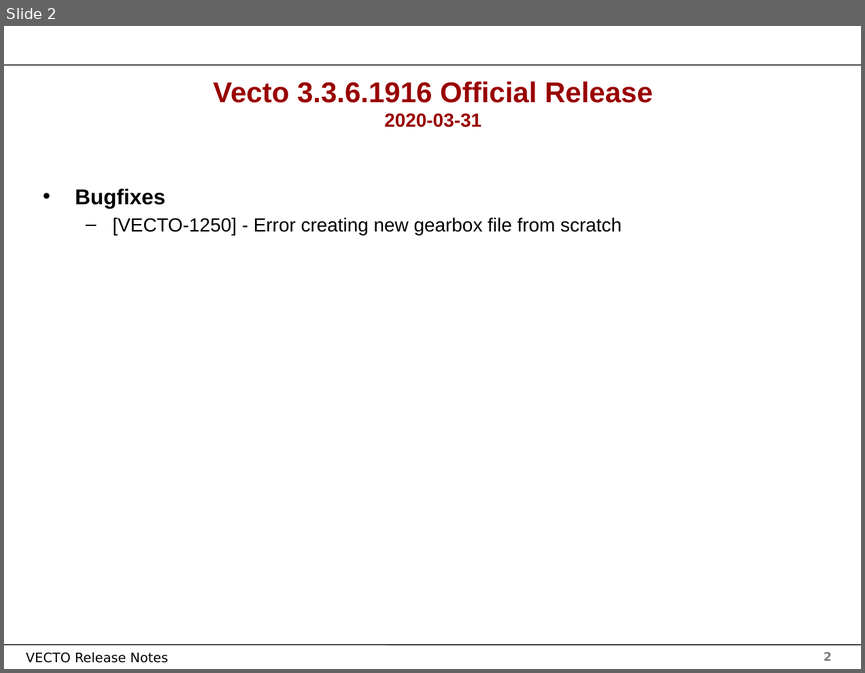
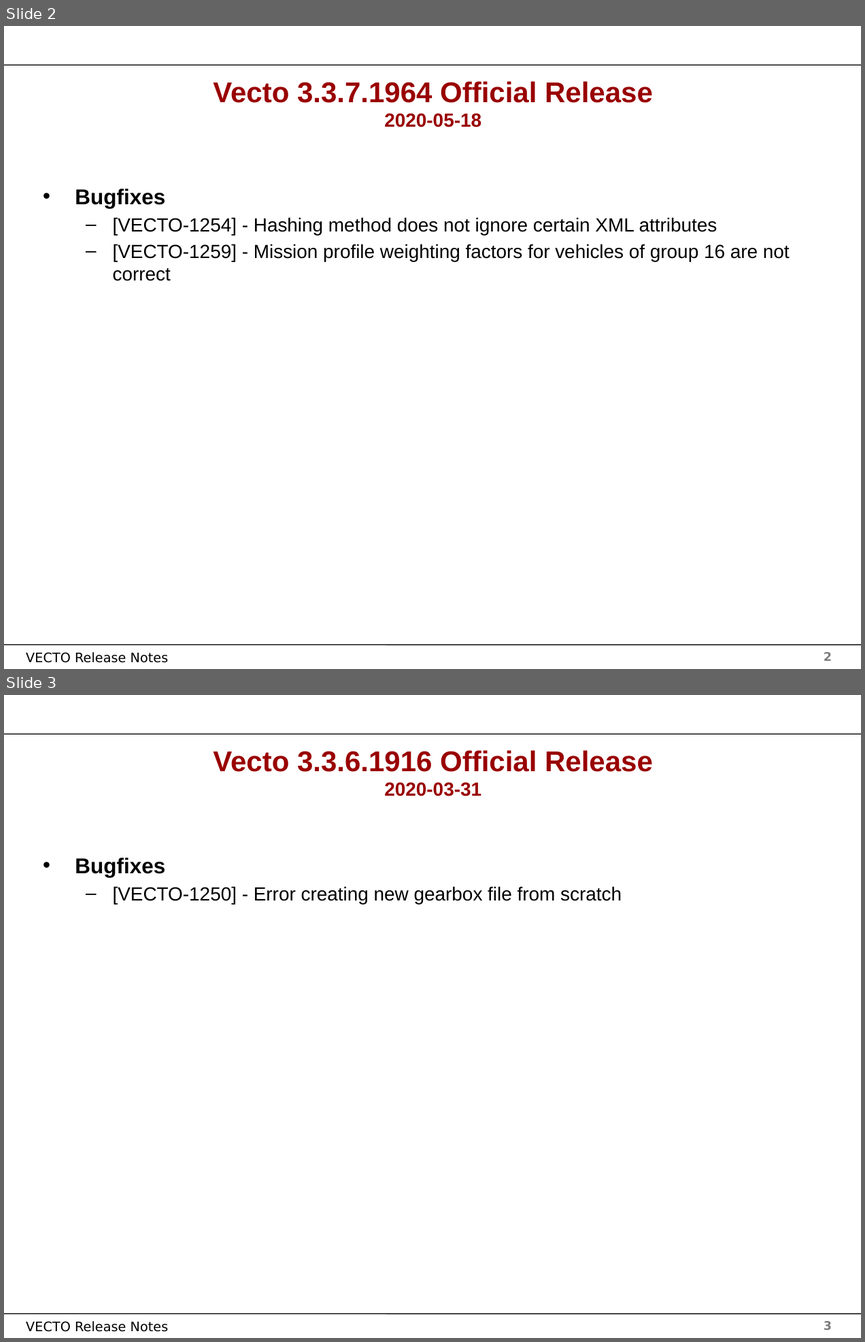
Before and after one commit to tanawadeatharva/BharatVECTO, a slide deck: Documentation/User Manual Source/Release Notes Vecto3.x.pptx. Shown one above the other, each under a label of ours: slide 2 before the commit, slides 2 and 3 after it. The pictures are 865x673 and 865x1342 pixels, drawn with LibreOffice and Linux fonts; fonts in the diff are those of the drawing; background and template pictures are left out. Boxes give left, top, right and bottom in pixels: in the first picture for what was removed or moved away, otherwise in the second. Text is boxed around its words. In the diff, an @@ line names an element or a change of style, - is before the commit and + after.

Commit message:
Compiling new VECTO Release (3.3.7.1964)

```diff
--- a/Documentation/User Manual Source/Release Notes Vecto3.x.pptx
+++ b/Documentation/User Manual Source/Release Notes Vecto3.x.pptx
@@ slide 2 added at (4,26,861,669), background #FFFFFF; not listed: 4 template elements that a slide beside it also shows @@
@@ title added at (213,81,653,127), 24 pt, text #990000, bold @@
+Vecto 3.3.7.1964 Official Release
+2020-05-18
@@ text added at (75,189,789,281), 16 pt, text #000000 @@
+• Bugfixes
+  – [VECTO-1254] - Hashing method does not ignore certain XML attributes
+  – [VECTO-1259] - Mission profile weighting factors for vehicles of group 16 are not correct
@@ what was slide 2 is now slide 3 @@
@@ page number at (823,1321,832,1329): text changed @@
-2
+3
```
Also in this commit, not shown: 1 slide changed, 12 other files.
